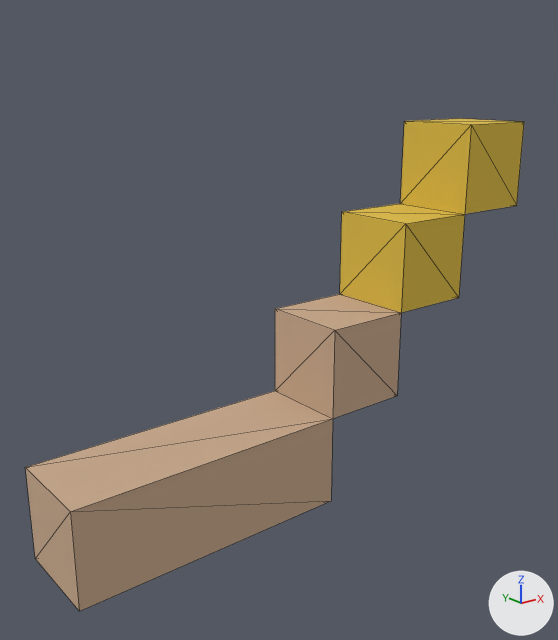
The FBX model res/voxel/characters/orc/entity/obj/fbx/orc_20_left_hand_attack.fbx as it was, and as the next commit left it.
One viewpoint serves both versions: a camera (50 mm lens) standing at (-0.723, -0.96, 1.45) and looking at (-0.23, -0.345, 1.203). Every picture has the same lights, and +X, +Y and +Z are marked at lower right. Mesh edges are drawn as thin lines. Where no turn or scale is listed for an object, it has been applied to the vertices. Vertices at the same position are counted once.

Names of what the first picture shows: 'left_hand_attack.010'.
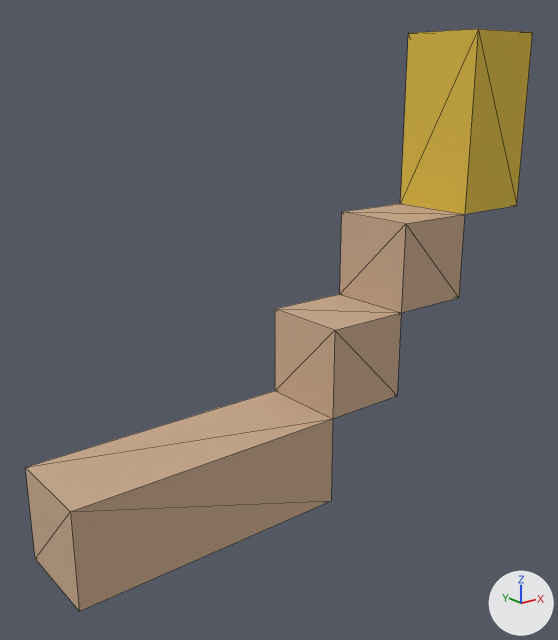
The newer file is also rescaled (x10.0), turned or shifted as a whole; pictures and numbers use the older file's frame.

What changed in the scene script:
```text
Change me_left_hand_attack_010:
    used by ob_left_hand_attack_010; location = (0.0, 0.0, 0.0)
    before: 12 (0.0, -0.4, 1.4) at pixel (471, 124), 15 (0.0, -0.3, 1.4) at pixel (404, 121), 24 (0.1, -0.4, 1.4) at pixel (524, 121), 25 (0.1, -0.3, 1.4) at pixel (457, 118)
    remove me_left_hand_attack_010.from_pydata(...)  # 26 vertices, 48 faces; spans x -0.5..0.1, y -0.4..-0.3, z 1.0..1.4
    add me_left_hand_attack_010.from_pydata(...)  # 26 vertices, 48 faces; spans x -0.5..0.1, y -0.4..-0.3, z 1.0..1.5
    me_left_hand_attack_010 part 1
    add for i in [12, 15, 24, 25]: me_left_hand_attack_010.vertices[i].co += Vector((0.0, 0.0, 0.1))
    me_left_hand_attack_010 part 2: texture (UV) coordinates of 12 of 48 faces, centred in x -0.1..0.0, y -0.4..-0.3, z 1.2..1.3, changed; they spanned u 0.98..0.98, v 0.5..0.5 and now span u 0.97..0.97, v 0.5..0.5
```

Changed parts and their boxes (x1, y1, x2, y2) in the pictures (558 x 640 px; the box of a moved part takes in the faces that stretch with it):
'left_hand_attack.010', reshaped, surface changed (yellow to beige, 18% taller)
    before: (25, 118, 524, 611)
    after: (25, 29, 533, 611)
part 1 of me_left_hand_attack_010, moved or reshaped
    before: (400, 118, 524, 214)
    after: (400, 29, 533, 214)
part 2 of me_left_hand_attack_010, surface changed (yellow to beige)
    both: (340, 204, 465, 313)
